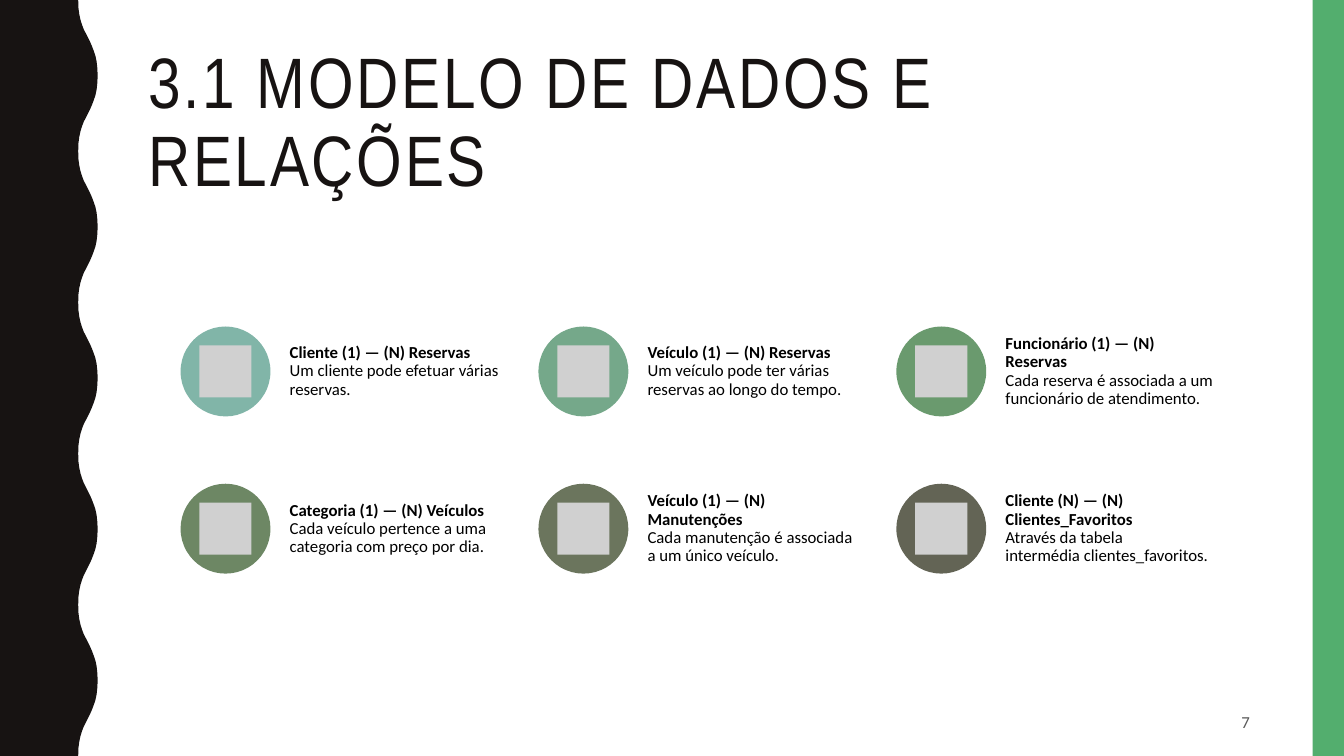
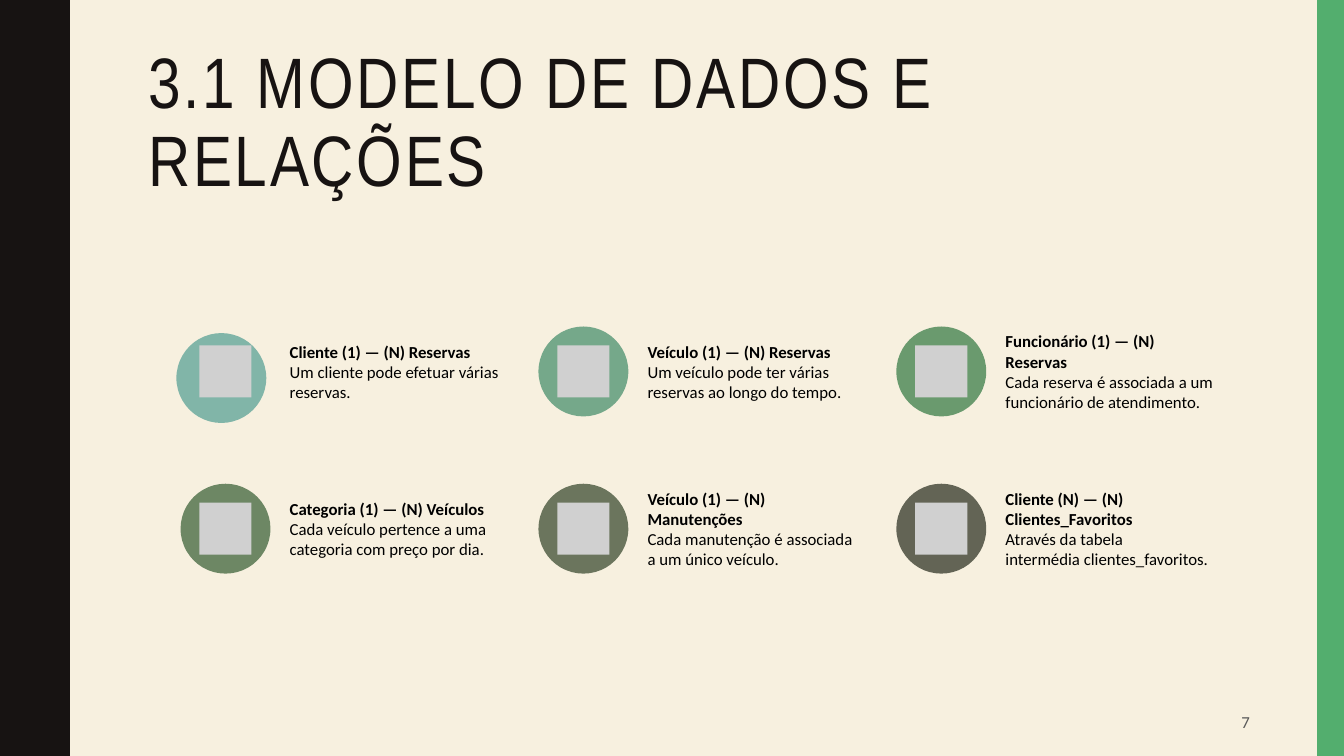
Before and after one commit to inf25dw1g31/M2, a slide deck: slide 7 of presentation/Car4Me.pptx. Drawn at 1344x756 pixels with LibreOffice and Linux fonts; fonts in the diff are those of the drawing; grey boxes stand for pictures. Boxes give left, top, right and bottom in pixels: in the first picture for what was removed or moved away, otherwise in the second. Text is boxed around its words. In the diff, an @@ line names an element or a change of style, - is before the commit and + after.

```diff
--- a/presentation/Car4Me.pptx
+++ b/presentation/Car4Me.pptx
@@ rectangle added at (71, 0, 1317, 756), fill #F7F0DF, outline #F7F0DF 1 pt @@
@@ ellipse: place and size @@
-ellipse at (180, 327, 270, 416)
+ellipse at (176, 333, 266, 422)
@@ line spacing 0.9 to 1 in 6 elements at (290, 345, 499, 398), (648, 345, 841, 401), (1005, 334, 1213, 408), (290, 502, 486, 558), (648, 492, 853, 565), (1005, 492, 1208, 568) @@
```
Also in this commit, not shown: 4 other slides changed, 4 slides added, 2 slides removed.
